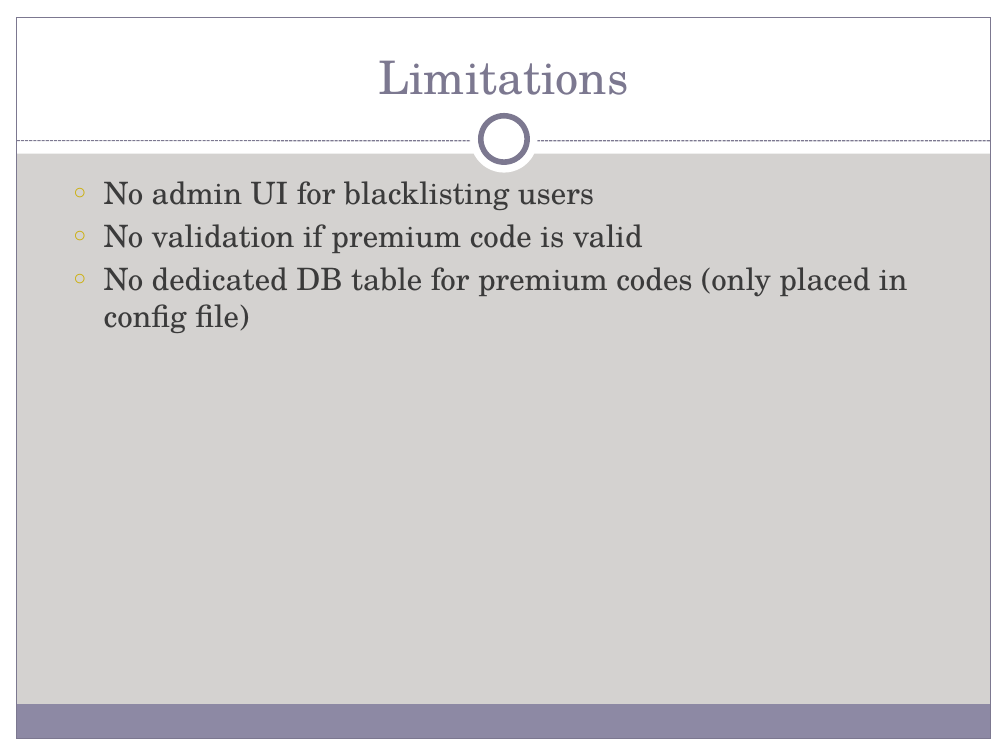
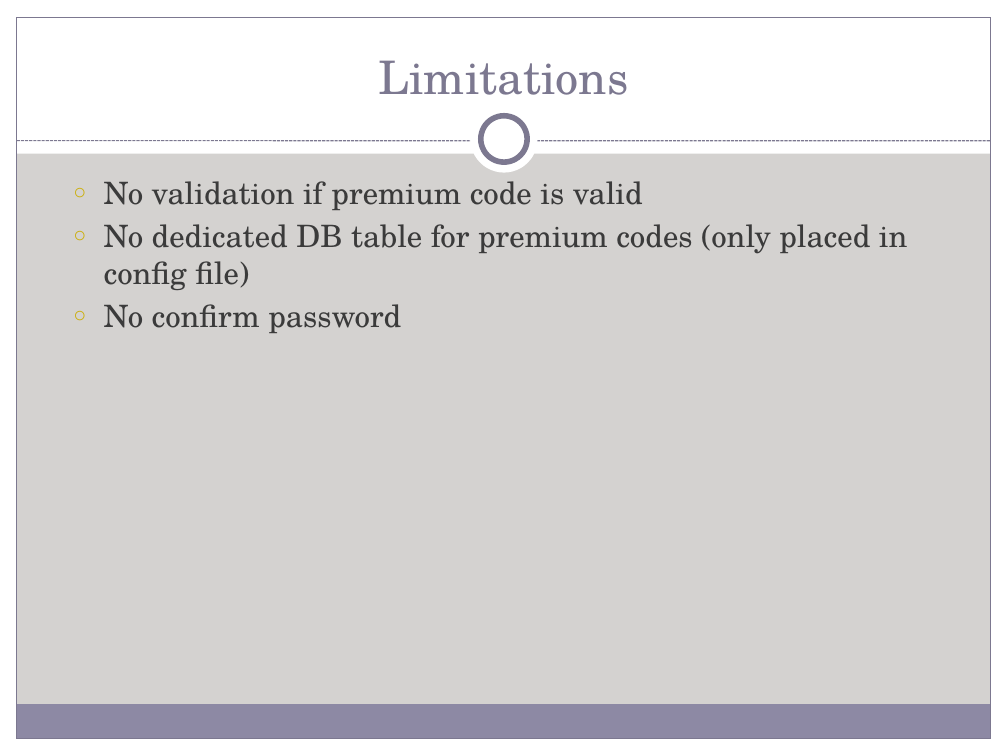
Before and after one commit to MNLBC/Group2Projects, a slide deck: slide 3 of 7. Group Project/W7D5_Project/Powerpoint/Watch Me Whip (UPDATED).pptx. Drawn at 1008x756 pixels with LibreOffice and Linux fonts; fonts in the diff are those of the drawing. Boxes give left, top, right and bottom in pixels: in the first picture for what was removed or moved away, otherwise in the second. Text is boxed around its words. In the diff, an @@ line names an element or a change of style, - is before the commit and + after.

```diff
--- a/7. Group Project/W7D5_Project/Powerpoint/Watch Me Whip (UPDATED).pptx
+++ b/7. Group Project/W7D5_Project/Powerpoint/Watch Me Whip (UPDATED).pptx
@@ text at [104,181,594,210]: paragraph removed @@
-  ○ No admin UI for blacklisting users
@@ text at [104,304,401,333]: paragraph added @@
+  ○ No confirm password
```
Also in this commit, not shown: 5 other slides changed.
